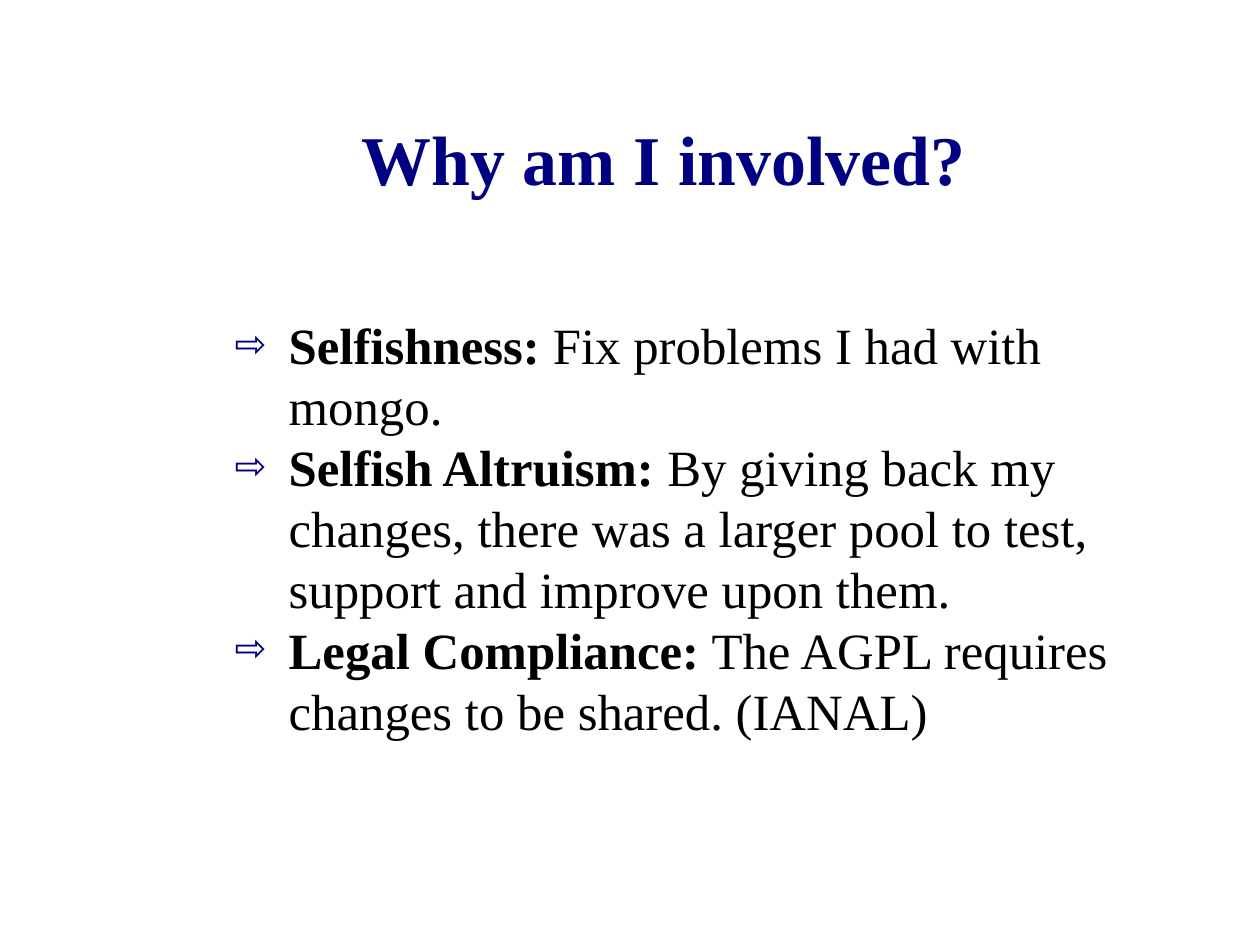
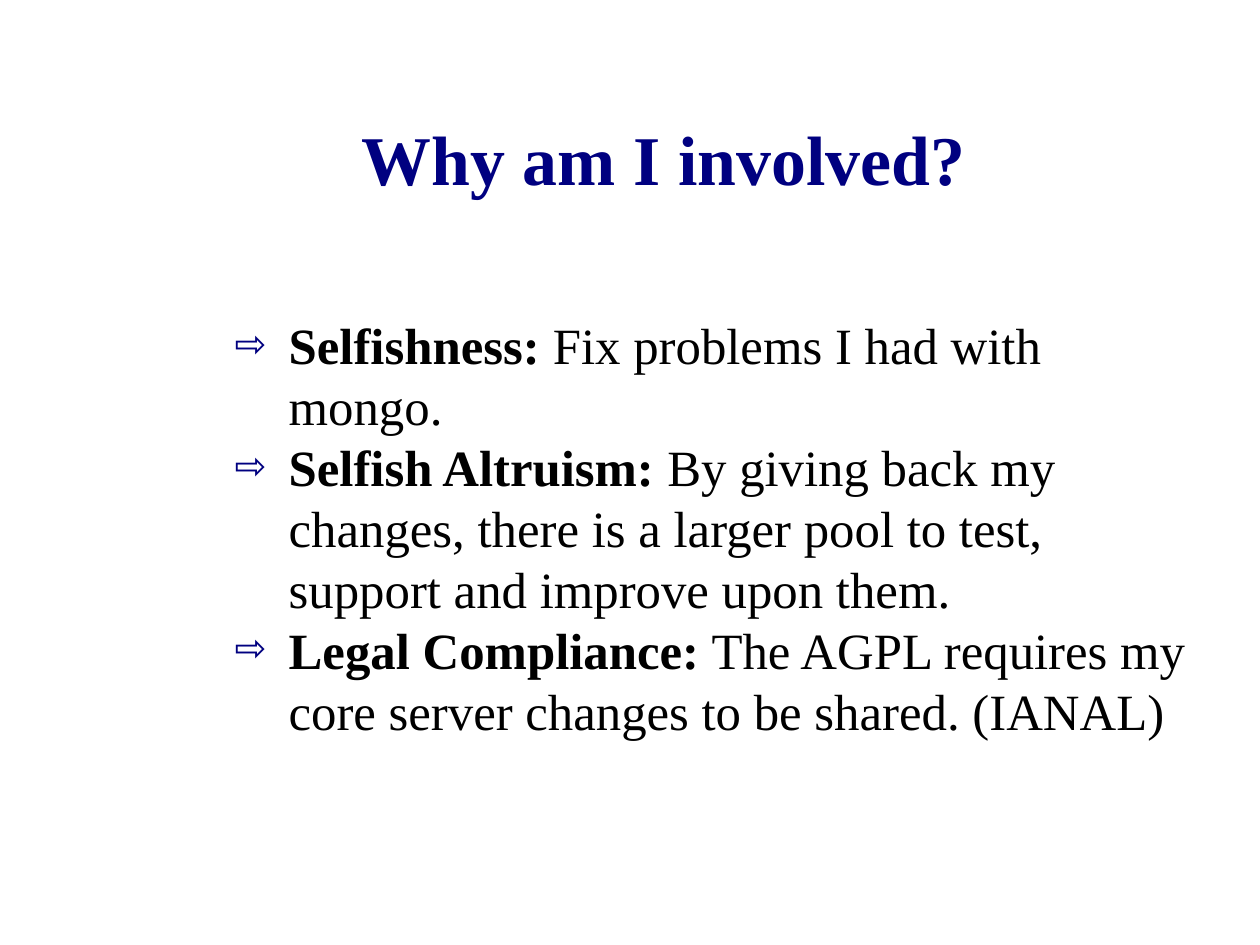
Before and after one commit to zippy1981/TalkMaterials, a slide deck: slide 4 of MongoDC/Tips for Getting Involved as a Contributor.odp (slide 3 before the commit). Drawn at 1260x945 pixels with LibreOffice and Linux fonts; fonts in the diff are those of the drawing; background and template pictures are left out. Boxes give left, top, right and bottom in pixels: in the first picture for what was removed or moved away, otherwise in the second. Text is boxed around its words. In the diff, an @@ line names an element or a change of style, - is before the commit and + after.

Commit message:
Updated slides.

```diff
--- a/MongoDC/Tips for Getting Involved as a Contributor.odp
+++ b/MongoDC/Tips for Getting Involved as a Contributor.odp
@@ text at box(289, 450, 1185, 740): text changed @@
-⇨ Selfish Altruism: By giving back my changes, there was a larger pool to test, support and improve upon them.
-⇨ Legal Compliance: The AGPL requires changes to be shared. (IANAL)
+⇨ Selfish Altruism: By giving back my changes, there is a larger pool to test, support and improve upon them.
+⇨ Legal Compliance: The AGPL requires my core server changes to be shared. (IANAL)
```
Also in this commit, not shown: 3 other slides changed, 1 slide added.
